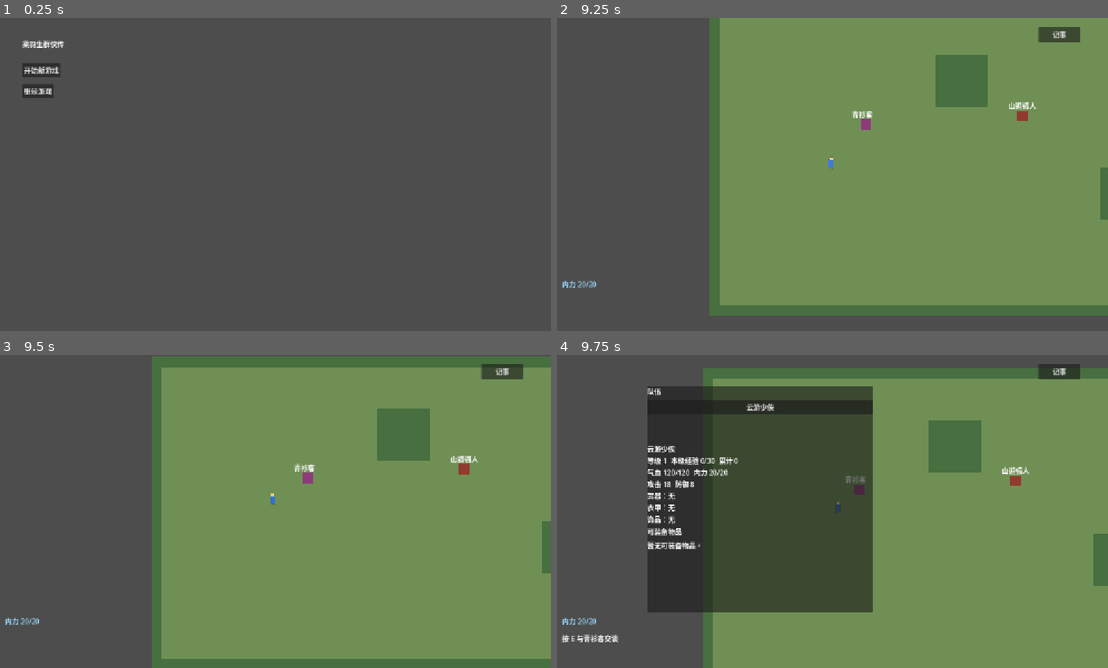
Above: before the commit, frames 1-4 (two rows, left to right).
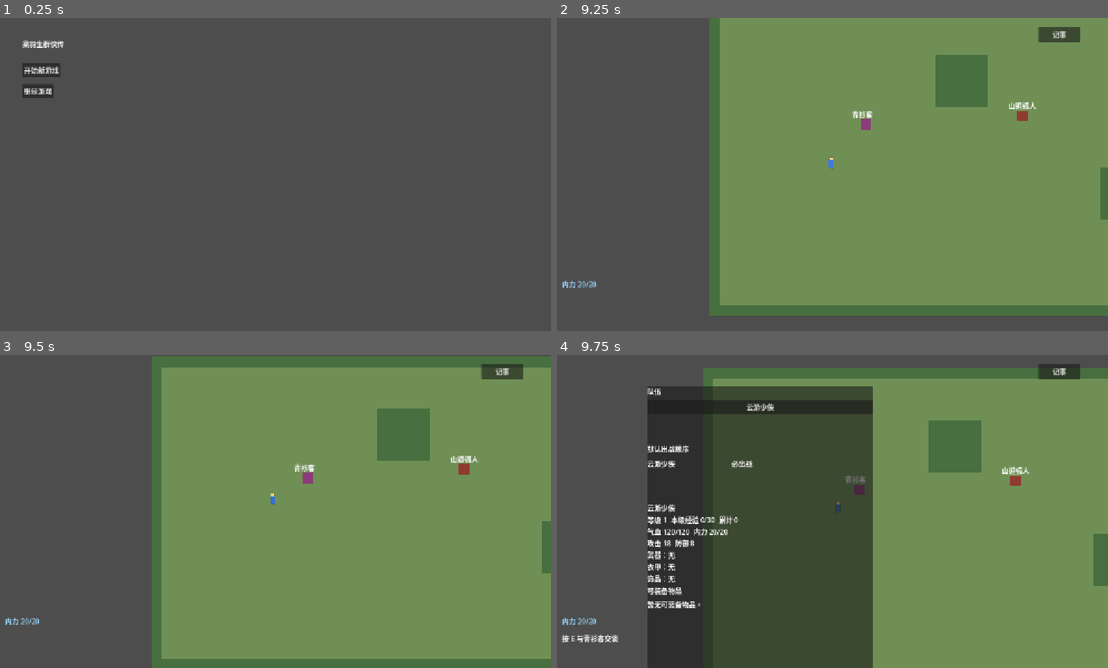
Above: after the commit, the same moments.

Repository: zhangyebo1991/liangyusheng-qunxiazhuan
Game: Godot game, scene res://scenes/boot.tscn
Two runs of this game, one before a commit and one after it. Both use one fixed random seed, a clock stepped at 60 frames per second and the inputs below.
Inputs (mouse positions are in pixels of both pictures, inside the frame that each line leads up to):
- Up to frame 1 (0.25 s): no input
- Up to frame 2 (9.25 s): click "开始新游戏" at 0.5 s; click "记事" at 1.25 s; click "关闭" at 2 s; tap Enter (confirm) at 2.75, 6.6 s; move the mouse to (915, 155) at 2.77 s; hold D (move_right) 2.78-3.53 s; hold Enter (confirm) 2.78-3.53 s; click (915, 155) at 2.92 s; move the mouse to (1036, 149) at 3.52 s; hold S (move_down) 3.53-4.28 s; tap E (interact) at 3.6 s; click (1036, 149) at 3.67 s; move the mouse to (887, 105) at 4.27 s; hold D (move_right) 4.28-5.03 s; hold J (journal) 4.28-5.03 s; move the mouse to (799, 237) at 5.02 s; hold W (move_up) 5.03-5.78 s; tap Tab at 5.1, 8.85 s; click (799, 237) at 5.17 s; move the mouse to (997, 221) at 5.77 s; hold A (move_left) 5.78-7.28 s; tap P at 5.85 s; move the mouse to (661, 127) at 6.52 s; move the mouse to (860, 174) at 7.27 s; hold S (move_down) 7.28-8.03 s; hold E (interact) 7.28-8.03 s; click (860, 174) at 7.42 s; move the mouse to (744, 96) at 8.02 s; hold D (move_right) 8.03-8.78 s; tap J (journal) at 8.1 s; move the mouse to (953, 158) at 8.77 s; hold W (move_up) from 8.78 s (still down)
- Up to frame 3 (9.5 s): keep holding W (move_up)
- Up to frame 4 (9.75 s): move the mouse to (716, 527) at 9.52 s; release W (move_up) at 9.53 s; hold D (move_right) from 9.53 s (still down); tap P at 9.6 s; click (716, 527) at 9.67 s

Frames 1-3 are identical in both runs. In frame 4, 9.4% of the frame differs, in the area x 16-58%, y 28-100%.

Commit message:
feat: 队伍面板支持默认出战顺序

Diff:
--- a/scripts/scenes/party_panel.gd
+++ b/scripts/scenes/party_panel.gd
@@ -12,6 +12,7 @@
 var _stats_system = ActorStatsSystemScript.new()
 var _root_box: VBoxContainer
 var _member_list: VBoxContainer
+var _formation_list: VBoxContainer
 var _detail_label: Label
 var _equipment_list: VBoxContainer
 
@@ -27,6 +28,7 @@
 	if _root_box == null:
 		_build_ui()
 	_clear_member_buttons()
+	_clear_formation_rows()
 	_clear_equipment_rows()
 	if party == null:
 		_detail_label.text = "队伍状态缺失。"
@@ -40,6 +42,7 @@
 		_member_list.add_child(button)
 	if selected_actor_id.is_empty() and not party.members.is_empty():
 		selected_actor_id = str(party.members[0])
+	_refresh_formation_rows()
 	_refresh_detail()
 	_refresh_equipment_rows()
 
@@ -73,6 +76,10 @@
 	_member_list.custom_minimum_size = Vector2(460, 96)
 	_root_box.add_child(_member_list)
 
+	_formation_list = VBoxContainer.new()
+	_formation_list.custom_minimum_size = Vector2(460, 132)
+	_root_box.add_child(_formation_list)
+
 	_detail_label = Label.new()
 	_detail_label.autowrap_mode = TextServer.AUTOWRAP_WORD_SMART
 	_detail_label.custom_minimum_size = Vector2(460, 160)
@@ -94,6 +101,13 @@
 				button.get_parent().remove_child(button)
 			button.queue_free()
 	member_buttons.clear()
+
+func _clear_formation_rows() -> void:
+	if _formation_list == null:
+		return
+	for child in _formation_list.get_children():
+		_formation_list.remove_child(child)
+		child.queue_free()
 
 func _clear_equipment_rows() -> void:
 	if _equipment_list == null:
@@ -131,6 +145,57 @@
 		_equipped_name("accessory"),
 	]
 
+func _refresh_formation_rows() -> void:
+	_clear_formation_rows()
+	if party == null or _formation_list == null:
+		return
+	var title = Label.new()
+	title.text = "默认出战顺序"
+	title.custom_minimum_size = Vector2(460, 28)
+	_formation_list.add_child(title)
+	var order: Array = party.get_formation_order() if party.has_method("get_formation_order") else party.members
+	if order.is_empty():
+		var empty = Label.new()
+		empty.text = "暂无可调整队友。"
+		empty.custom_minimum_size = Vector2(460, 28)
+		_formation_list.add_child(empty)
+		return
+	for actor_id_value in order:
+		var actor_id = str(actor_id_value)
+		var row = HBoxContainer.new()
+		row.custom_minimum_size = Vector2(460, 32)
+		_formation_list.add_child(row)
+
+		var name_label = Label.new()
+		name_label.text = _actor_name(actor_id)
+		name_label.custom_minimum_size = Vector2(190, 28)
+		row.add_child(name_label)
+
+		if actor_id == "hero_yun":
+			var required_label = Label.new()
+			required_label.text = "必出战"
+			required_label.custom_minimum_size = Vector2(120, 28)
+			row.add_child(required_label)
+			continue
+
+		var up_button = Button.new()
+		up_button.text = "上移"
+		up_button.custom_minimum_size = Vector2(72, 28)
+		up_button.pressed.connect(_move_formation_member.bind(actor_id, -1))
+		row.add_child(up_button)
+
+		var down_button = Button.new()
+		down_button.text = "下移"
+		down_button.custom_minimum_size = Vector2(72, 28)
+		down_button.pressed.connect(_move_formation_member.bind(actor_id, 1))
+		row.add_child(down_button)
+
+func _move_formation_member(actor_id: String, direction: int) -> void:
+	if party == null or not party.has_method("move_formation_member"):
+		return
+	party.move_formation_member(actor_id, direction)
+	refresh()
+
 func _exp_progress_line(stats: Dictionary) -> String:
 	var next_level_total = int(stats.get("next_level_exp", -1))
 	if next_level_total < 0:
--- a/tests/test_party_panel.gd
+++ b/tests/test_party_panel.gd
@@ -9,6 +9,10 @@
 	func get_actor(actor_id: String) -> Dictionary:
 		if actor_id == "hero_yun":
 			return {"id": "hero_yun", "name": "云游少侠", "hp": 120, "max_hp": 120, "max_mp": 20, "attack": 18, "defense": 8, "martial_arts": ["basic_sword"], "growth": {"exp_curve": [0, 30, 80], "per_level": {"max_hp": 8, "max_mp": 2, "attack": 1, "defense": 1}}}
+		if actor_id == "qingshanke":
+			return {"id": "qingshanke", "name": "青衫客", "hp": 150, "max_hp": 150, "max_mp": 18, "attack": 16, "defense": 10, "martial_arts": ["basic_sword"]}
+		if actor_id == "porter_chen":
+			return {"id": "porter_chen", "name": "陈脚夫", "hp": 100, "max_hp": 100, "max_mp": 10, "attack": 10, "defense": 6, "martial_arts": []}
 		return {}
 
 	func get_item(item_id: String) -> Dictionary:
@@ -19,6 +23,9 @@
 func run(assertions) -> void:
 	var party = PartyStateScript.new()
 	party.add_member("hero_yun")
+	party.add_member("qingshanke")
+	party.add_member("porter_chen")
+	party.set_formation_order(["hero_yun", "qingshanke", "porter_chen"])
 	party.add_item("iron_sword", 1)
 	party.set_member_status("hero_yun", {"hp": 100, "mp": 12, "level": 2, "exp": 5, "total_exp": 35})
 
@@ -28,6 +35,16 @@
 	panel.refresh()
 	assertions.assert_eq(panel.selected_actor_id, "hero_yun", "刷新后应默认选中第一个队友")
 	assertions.assert_true(panel.member_buttons.size() >= 1, "应生成队友按钮")
+	assertions.assert_true(panel._formation_list != null, "应生成默认出战顺序列表")
+	assertions.assert_true(_node_text_has(panel._formation_list, "默认出战顺序"), "队伍面板应显示默认出战顺序标题")
+	assertions.assert_true(_node_text_has(panel._formation_list, "云游少侠"), "编队列表应显示主角中文名")
+	assertions.assert_true(_node_text_has(panel._formation_list, "必出战"), "主角行应标记必出战")
+	assertions.assert_true(_node_text_has(panel._formation_list, "青衫客"), "编队列表应显示队友中文名")
+	assertions.assert_false(_node_text_has(panel._formation_list, "qingshanke"), "编队列表不应显示内部角色编号")
+	panel._move_formation_member("porter_chen", -1)
+	assertions.assert_eq(party.get_formation_order(), ["hero_yun", "porter_chen", "qingshanke"], "点击上移后应调整默认出战顺序")
+	panel._move_formation_member("porter_chen", -1)
+	assertions.assert_eq(party.get_formation_order(), ["hero_yun", "porter_chen", "qingshanke"], "队友不应移动到主角之前")
 	assertions.assert_true(panel._equipment_list.get_child_count() >= 1, "应生成可装备物品行")
 	assertions.assert_true(panel._detail_label.text.find("等级 2") >= 0, "队伍面板应显示等级")
 	assertions.assert_true(panel._detail_label.text.find("本级经验 5/50") >= 0, "队伍面板应显示本级经验进度")
@@ -44,3 +61,15 @@
 	assertions.assert_eq(party.get_equipped_item("hero_yun", "weapon"), "iron_sword", "装备结果应写入 PartyState")
 	assertions.assert_true(panel._detail_label.text.find("等级 2") >= 0, "装备刷新后仍应显示等级")
 	panel.free()
+
+func _node_text_has(node, expected: String) -> bool:
+	if node == null:
+		return false
+	if node is Label and (node as Label).text.find(expected) >= 0:
+		return true
+	if node is Button and (node as Button).text.find(expected) >= 0:
+		return true
+	for child in node.get_children():
+		if _node_text_has(child, expected):
+			return true
+	return false
